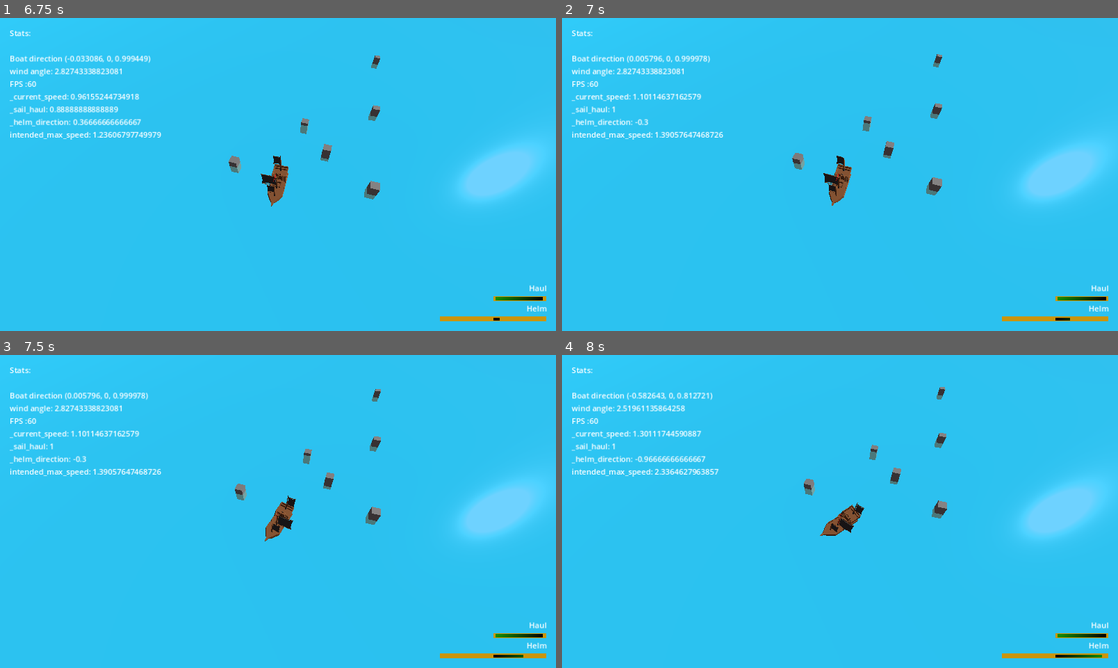
Above: before the commit, frames 1-4 (two rows, left to right).
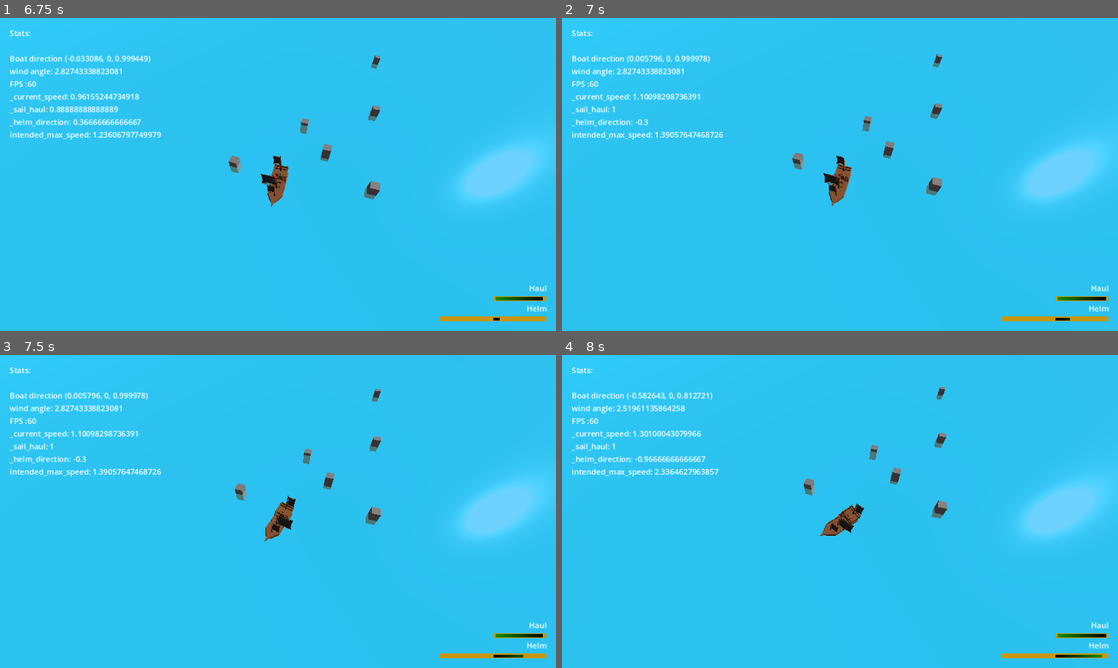
Above: after the commit, the same moments.

Repository: loiclovitana/Crapirate
Game: Godot game, scene res://src/world/map/map_1.tscn
The game is run twice, just before and just after one commit, with the same random seed, the same clock (stepped at 60 frames per second) and the same inputs.
Inputs:
- Up to frame 1 (6.75 s): tap Enter at 0.5 s; hold Right (p1_helm_right) 0.53-1.28 s; hold Up (p1_haul) 0.53-1.28 s; tap Down (p1_unhaul) at 0.8, 1.35, 2.3, 2.85, 3.8, 4.35, 5.3, 5.85 s; hold Left (p1_helm_left) 1.28-2.03 s; tap Up (p1_haul) every 1.5 s from 1.55 to 6.05 s; hold Up (p1_haul) 2.03-2.78 s; hold Right (p1_helm_right) 2.03-3.53 s; hold Up (p1_haul) 3.53-4.28 s; hold Left (p1_helm_left) 3.53-5.78 s; hold Up (p1_haul) 5.03-5.78 s; hold Right (p1_helm_right) from 5.78 s (still down); hold Up (p1_haul) from 6.53 s (still down)
- Up to frame 2 (7 s): keep holding Right (p1_helm_right); keep holding Up (p1_haul); tap Down (p1_unhaul) at 6.8 s
- Up to frame 3 (7.5 s): keep holding Right (p1_helm_right); release Up (p1_haul) at 7.28 s; tap Down (p1_unhaul) at 7.35 s
- Up to frame 4 (8 s): keep holding Right (p1_helm_right); tap Up (p1_haul) at 7.55 s

Frame 1 is identical in both runs. In frame 2, 0.1% of the frame differs, in the area x 15-26%, y 24-27%; in frame 3, 0.1%; in frame 4, less than 0.1%.

Commit message:
add controller

Diff:
--- /dev/null
+++ b/src/controller/BoatController.gd
@@ -0,0 +1,11 @@
+class_name BoatController extends Resource
+
+enum CONTROL_ACTION  {
+	HAUL,
+	UNHAUL,
+	HELM_RIGHT,
+	HELM_LEFT
+}
+
+func get_actions(_boat : Boat) -> Array[CONTROL_ACTION]:
+	return []
--- /dev/null
+++ b/src/controller/PlayerBoatController.gd
@@ -0,0 +1,22 @@
+class_name InputBoatController extends BoatController
+
+#should be comst
+var control_event = {
+	"haul":CONTROL_ACTION.HAUL,
+	"unhaul":CONTROL_ACTION.UNHAUL,
+	"helm_right":CONTROL_ACTION.HELM_RIGHT,
+	"helm_left":CONTROL_ACTION.HELM_LEFT,
+}
+
+@export var _player_name :String=""
+
+func _init(player_name) -> void:
+	self._player_name=player_name
+
+func get_actions(_boat : Boat) -> Array[CONTROL_ACTION]:
+	var actions:  Array[CONTROL_ACTION]  = []
+	for event in control_event:
+		if Input.is_action_pressed(_player_name +"_"+event):
+			actions.append(control_event[event])
+
+	return actions
--- a/src/player/boat.gd
+++ b/src/player/boat.gd
@@ -11,6 +11,10 @@
 # stats
 @export_range(1,10) var speed_stat = 5
 @export_range(0,1) var sail_influence = 1 #not used yet
+
+@export var player = 'p1'
+#controller FIXME ressource export doesnt work just yet
+var controller :BoatController #= InputBoatController.new("p1")
 
 # env state variables
 var wind_direction : Vector2 = Vector2.UP;
@@ -40,6 +44,7 @@
 func _ready():
 	canvas.boat = self
 	renderer.boat = self
+	controller =  InputBoatController.new(player)
 
 
 # Called every frame. 'delta' is the elapsed time since the previous frame.
@@ -88,29 +93,29 @@
 #		Control methods
 # ==========================================================================================
 func _update_control(delta):
-	_update_haul(delta)
-	_update_helm(delta)
+	var actions = controller.get_actions(self)
+	for action in actions:
+		match action:
+			BoatController.CONTROL_ACTION.HAUL:
+				_update_haul(delta,1)
+			BoatController.CONTROL_ACTION.UNHAUL:
+				_update_haul(delta,-1)
+			BoatController.CONTROL_ACTION.HELM_LEFT:
+				_update_helm(delta,1)
+			BoatController.CONTROL_ACTION.HELM_RIGHT:
+				_update_helm(delta,-1)
 
 
-func _update_haul(delta):
-	var haul = 0;
-	if Input.is_action_pressed("p1_haul"):
-		haul=1
-	if Input.is_action_pressed("p1_unhaul"):
-		haul-=1
-	_sail_haul += haul * (delta / TIME_TO_HAUL)
+func _update_haul(delta,haul_direction):
+
+	_sail_haul += haul_direction * (delta / TIME_TO_HAUL)
 	if _sail_haul>1:
 		_sail_haul = 1
 	elif _sail_haul<0 :
 		_sail_haul= 0
 
-func _update_helm(delta):
-	var dir = 0;
-	if Input.is_action_pressed("p1_helm_left"):
-		dir=1
-	if Input.is_action_pressed("p1_helm_right"):
-		dir-=1
-	_helm_direction += dir * (delta / TIME_TO_HELM)
+func _update_helm(delta,direction):
+	_helm_direction += direction * (delta / TIME_TO_HELM)
 	if _helm_direction>1:
 		_helm_direction = 1
 	elif _helm_direction<-1 :
--- a/src/player/rendering/boat_rendering.gd
+++ b/src/player/rendering/boat_rendering.gd
@@ -11,7 +11,6 @@
 # Called when the node enters the scene tree for the first time.
 func _ready():
 	var sails_to_render = $Sails.get_children()
-	print(sails_to_render)
 	for s in sails_to_render:
 		sails.append(s)
 
--- a/src/world/map/map_1.tscn
+++ b/src/world/map/map_1.tscn
@@ -45,6 +45,11 @@
 
 [node name="Objects" type="Node" parent="."]
 
+[node name="MeshInstance3D6" type="MeshInstance3D" parent="Objects"]
+transform = Transform3D(1, 0, 0, 0, 1, 0, 0, 0, 1, 5.89246, 0.098375, -5.29901)
+mesh = SubResource("BoxMesh_rkai7")
+skeleton = NodePath("../MeshInstance3D")
+
 [node name="MeshInstance3D2" type="MeshInstance3D" parent="Objects"]
 transform = Transform3D(1, 0, 0, 0, 1, 0, 0, 0, 1, 5.89247, 0.0884898, 1.94548)
 mesh = SubResource("BoxMesh_rkai7")
@@ -52,10 +57,6 @@
 
 [node name="MeshInstance3D" type="MeshInstance3D" parent="Objects"]
 transform = Transform3D(1, 0, 0, 0, 1, 0, 0, 0, 1, 2.94623, 0.254274, 0)
-mesh = SubResource("BoxMesh_rkai7")
-
-[node name="MeshInstance3D" type="MeshInstance3D" parent="Objects/MeshInstance3D"]
-transform = Transform3D(1, 0, 0, 0, 1, 0, 0, 0, 1, 2.94623, -0.155899, -5.29901)
 mesh = SubResource("BoxMesh_rkai7")
 
 [node name="MeshInstance3D3" type="MeshInstance3D" parent="Objects"]
